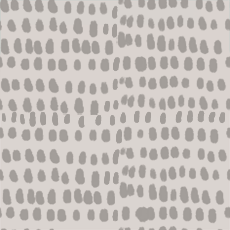
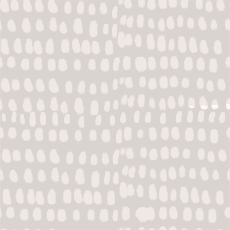
Before/after of a 230 x 230 layered artwork. What changed in the layer stack:
painted on "Background_Layer4" over [0, 0, 230, 230]
hid "Background_Layer2" over [0, 0, 230, 120]
painted on "Background_Layer1" over [0, 0, 230, 90]
